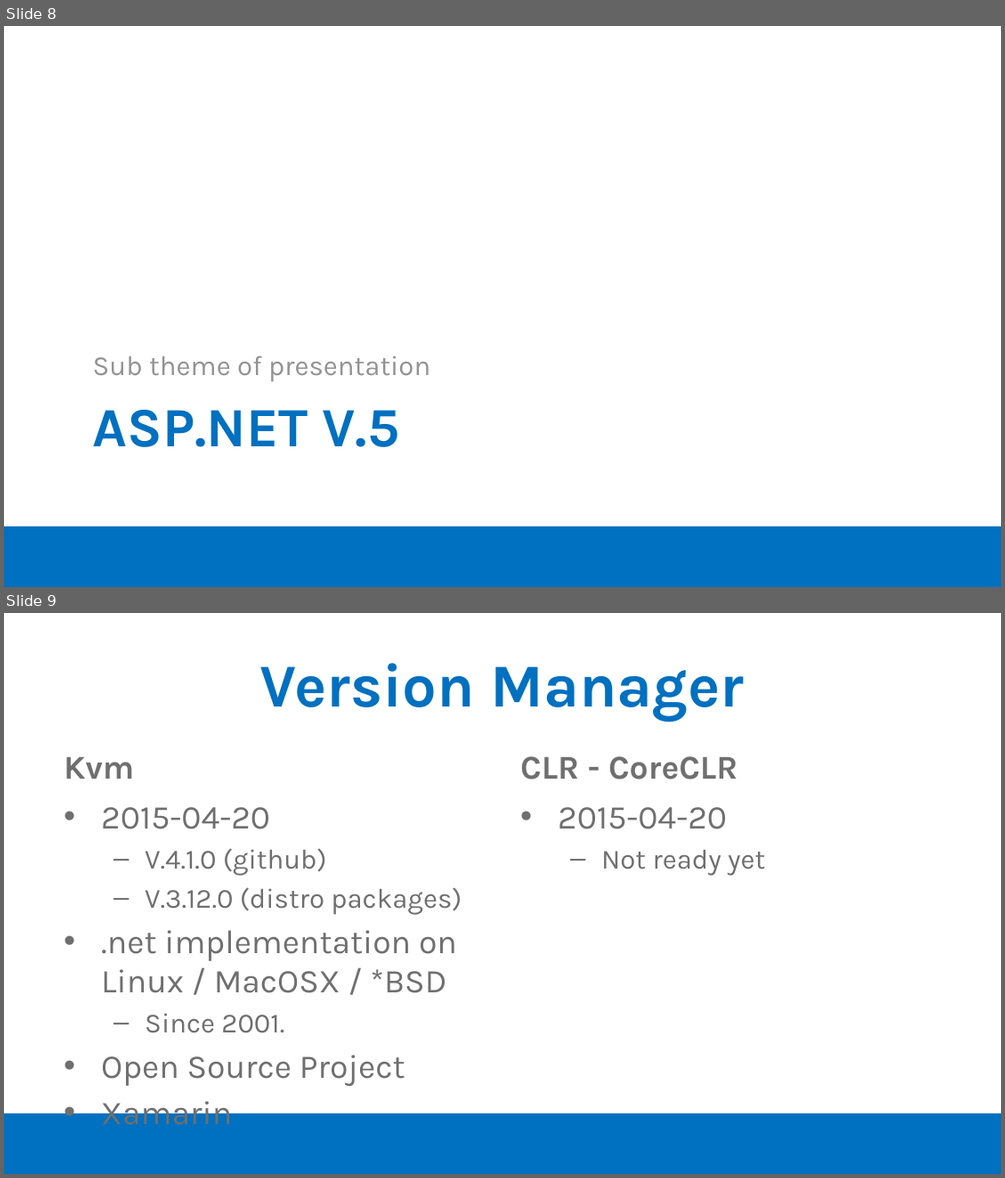
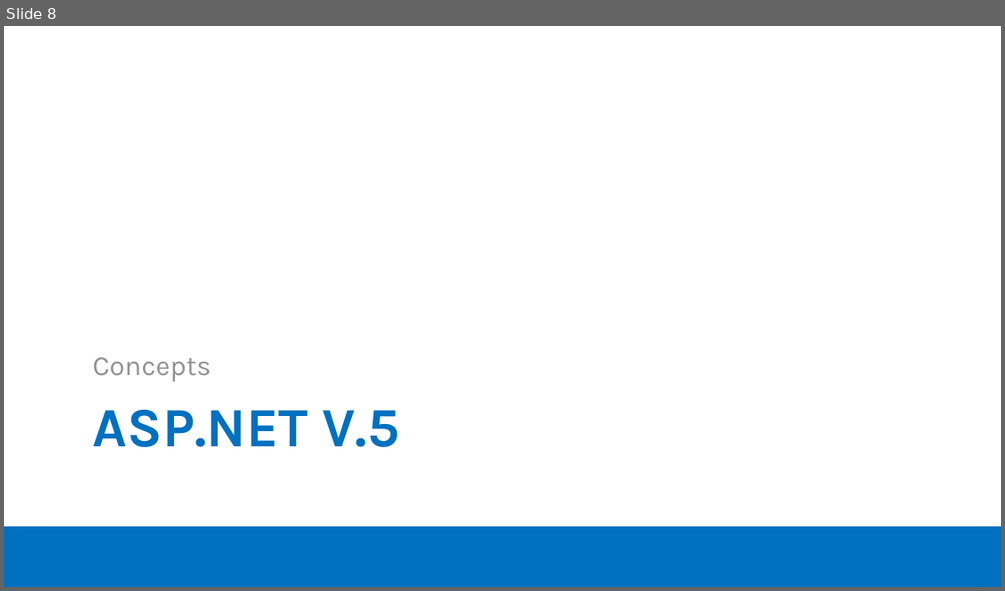
Before and after one commit to moljac/ASP.net.v5-AKA-vNext-Windays15, a slide deck: talk/Windays15 - ASP.net v.5 (vNext) on Linux and Mac OSX.pptx. Shown one above the other, each under a label of ours: slides 8 and 9 before the commit, slide 8 after it. The pictures are 1005x1178 and 1005x591 pixels, drawn with LibreOffice and Linux fonts; fonts in the diff are those of the drawing; background and template pictures are left out. Boxes give left, top, right and bottom in pixels: in the first picture for what was removed or moved away, otherwise in the second. Text is boxed around its words. In the diff, an @@ line names an element or a change of style, - is before the commit and + after.

```diff
--- a/talk/Windays15 - ASP.net v.5 (vNext) on Linux and Mac OSX.pptx
+++ b/talk/Windays15 - ASP.net v.5 (vNext) on Linux and Mac OSX.pptx
@@ slide 9 removed at (4,613,1001,1174), background #FFFFFF; not listed: 1 template element that a slide beside it also shows @@
@@ title removed at (260,663,744,722) @@
-Version Manager
@@ text removed at (64,757,134,779) @@
-Kvm
@@ text removed at (520,756,737,779) @@
-CLR - CoreCLR
@@ text removed at (101,807,461,1133) @@
-• 2015-04-20
-  – V.4.1.0 (github)
-  – V.3.12.0 (distro packages)
-• .net implementation on Linux / MacOSX / *BSD
-  – Since 2001.
-• Open Source Project
-• Xamarin
@@ text removed at (558,807,765,876) @@
-• 2015-04-20
-  – Not ready yet
@@ slide 8 changed as well @@
@@ text at (93,357,211,381): text changed @@
-Sub theme of presentation
+Concepts
```
Also in this commit, not shown: 14 other slides changed, 3 slides added, 2 other slides removed.
